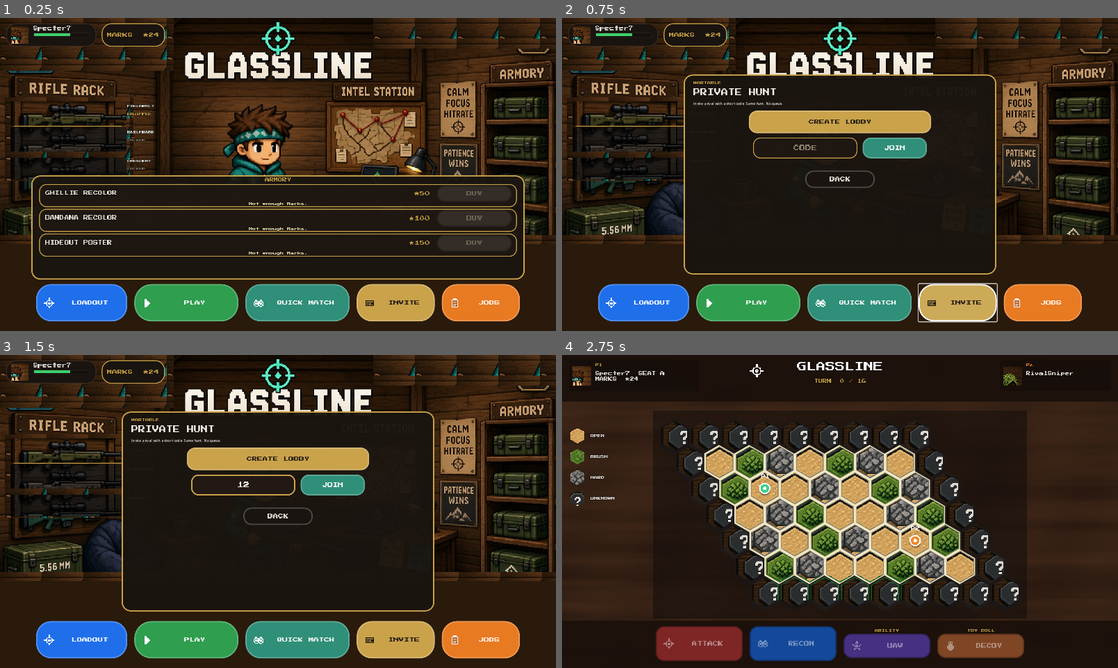
Above: before the commit, frames 1-4 (two rows, left to right).
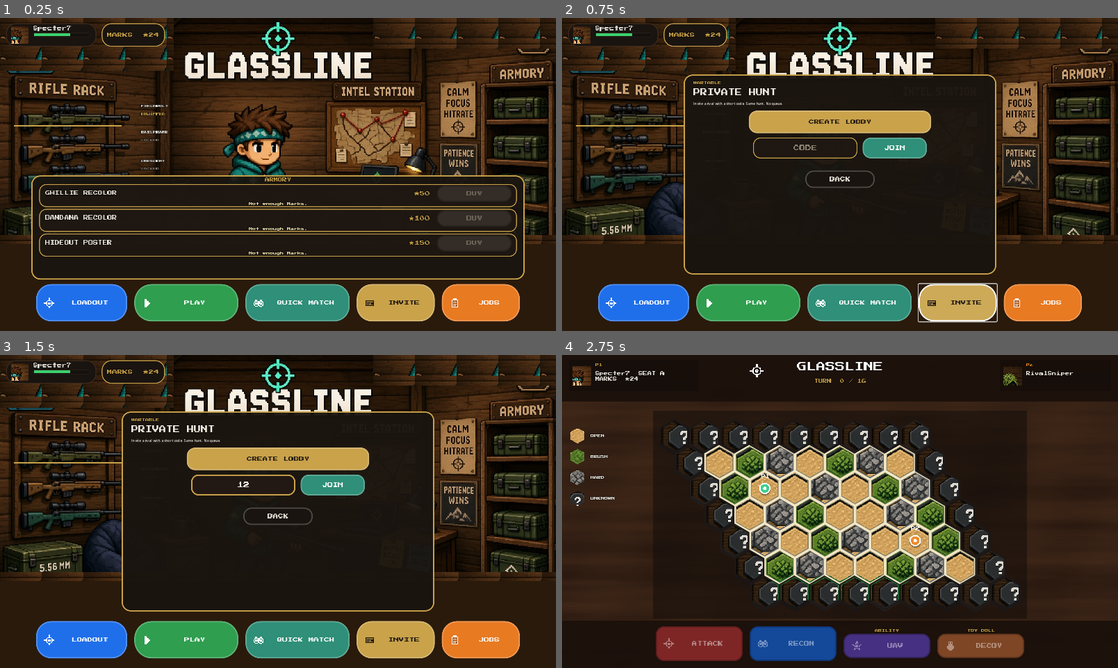
Above: after the commit, the same moments.

Repository: physikal/glassline-godot
Game: Godot game, scene res://scenes/lobby/hideout_lobby.tscn
Two runs of this game, one before a commit and one after it. Both use one fixed random seed, a clock stepped at 60 frames per second and the inputs below.
Inputs (mouse positions are in pixels of both pictures, inside the frame that each line leads up to):
- Up to frame 1 (0.25 s): no input
- Up to frame 2 (0.75 s): click "INVITE" at 0.5 s
- Up to frame 3 (1.5 s): click (244, 486) at 1.27 s; type "12" at 1.35 s
- Up to frame 4 (2.75 s): click "PLAY" at 2 s

The runs differ from the first frame. In frame 1, 2.6% of the frame differs, in the area x 0-31%, y 25-52%; in frame 2, 2.2%; in frame 3, 2.2%; in frame 4, nothing differs.

Commit message:
Keep plate rifles on the hideout rack
Stop wood-stamping the olive/tan/teal Fieldbolt family.
Art stills hide extra dock chrome so the room reads as
lobby-canon / lobby-ghillie. Marks ★ only.

Co-authored-by: physikal <physikal@users.noreply.github.com>

Diff:
--- a/scenes/lobby/hideout_lobby.gd
+++ b/scenes/lobby/hideout_lobby.gd
@@ -39,6 +39,8 @@
 var _gun_slots: Dictionary = {}
 var _wallet_row: HBoxContainer
 var _taste_doll: ExposureDoll
+var _dock_quick: Button
+var _dock_invite: Button
 
 
 func _ready() -> void:
@@ -152,6 +154,9 @@
 	elif "--capture-art-armory" in args:
 		DisplayServer.window_set_mode(DisplayServer.WINDOW_MODE_WINDOWED)
 		DisplayServer.window_set_size(Vector2i(1280, 720))
+		_prep_art_hideout_chrome()
+		if _shop_row:
+			_shop_row.visible = true
 		await _capture_named("res://artifacts/ux/01_hideout_idle_armory.png", "ART_01_HIDEOUT_IDLE_ARMORY")
 	elif "--capture-art-ui-chips" in args:
 		DisplayServer.window_set_mode(DisplayServer.WINDOW_MODE_WINDOWED)
@@ -195,7 +200,7 @@
 	get_tree().quit()
 
 
-func _capture_named(res_path: String, tag: String) -> void:
+func _capture_named(res_path: String, tag: String, quit_after: bool = true) -> void:
 	await get_tree().process_frame
 	await get_tree().process_frame
 	await get_tree().process_frame
@@ -204,7 +209,8 @@
 	var path := ProjectSettings.globalize_path(res_path)
 	img.save_png(path)
 	print("%s %s" % [tag, path])
-	get_tree().quit()
+	if quit_after:
+		get_tree().quit()
 
 
 func _capture_shop_buy() -> void:
@@ -374,6 +380,17 @@
 	_poll_queue()
 
 
+func _prep_art_hideout_chrome() -> void:
+	## Taste stills read as the Josh plate: Marks ★, LOADOUT / PLAY / JOBS, painted rack.
+	if _shop_row:
+		_shop_row.visible = false
+	if _dock_quick:
+		_dock_quick.visible = false
+	if _dock_invite:
+		_dock_invite.visible = false
+	_refresh_gun_rack()
+
+
 func _capture_art_hideout() -> void:
 	## Starter Fieldbolt owned+equipped, other two locked painted silhouettes.
 	if not ClientSession.use_live_api():
@@ -382,17 +399,22 @@
 	_bind_shop()
 	_refresh_marks()
 	_refresh_shop()
-	if _shop_row:
-		_shop_row.visible = false
-	_refresh_gun_rack()
-	await get_tree().process_frame
-	await get_tree().process_frame
-	await _capture_named("res://artifacts/ux/02_dynamic_rack.png", "ART_02_DYNAMIC_RACK")
+	_prep_art_hideout_chrome()
+	await get_tree().process_frame
+	await get_tree().process_frame
+	await _capture_named("res://artifacts/ux/02_dynamic_rack.png", "ART_02_DYNAMIC_RACK", false)
+	## Ghillie plate pair for side_by_side_ghillie — same hideout, ghillie body.
+	ClientSession.ghillie = true
+	ClientSession.equipped_cosmetic = Contract.SHOP_STUB_ITEM_ID
+	_refresh_bg()
+	_prep_art_hideout_chrome()
+	await get_tree().process_frame
+	await get_tree().process_frame
+	await _capture_named("res://artifacts/ux/ghillie_hideout.png", "ART_GHILLIE_HIDEOUT")
 
 
 func _capture_art_operative_doll() -> void:
-	if _shop_row:
-		_shop_row.visible = false
+	_prep_art_hideout_chrome()
 	_taste_doll = ExposureDoll.new()
 	_taste_doll.custom_minimum_size = Vector2(168, 280)
 	_taste_doll.set_anchors_preset(PRESET_TOP_LEFT)
@@ -533,14 +555,14 @@
 	play.pressed.connect(_on_play)
 	row.add_child(play)
 
-	var quick := Chrome.dock_button(Contract.QUEUE_CTA, Chrome.TEAL, Color.WHITE, Vector2(240, 68), "quick")
-	quick.tooltip_text = "Find a rival. Same hunt. No ranked."
-	quick.pressed.connect(_on_quick_match)
-	row.add_child(quick)
-
-	var invite := Chrome.dock_button("INVITE", Chrome.HIGH_GOLD, Chrome.INK, Vector2(180, 68), "invite")
-	invite.pressed.connect(_toggle_invite)
-	row.add_child(invite)
+	_dock_quick = Chrome.dock_button(Contract.QUEUE_CTA, Chrome.TEAL, Color.WHITE, Vector2(240, 68), "quick")
+	_dock_quick.tooltip_text = "Find a rival. Same hunt. No ranked."
+	_dock_quick.pressed.connect(_on_quick_match)
+	row.add_child(_dock_quick)
+
+	_dock_invite = Chrome.dock_button("INVITE", Chrome.HIGH_GOLD, Chrome.INK, Vector2(180, 68), "invite")
+	_dock_invite.pressed.connect(_toggle_invite)
+	row.add_child(_dock_invite)
 
 	var jobs := Chrome.dock_button("JOBS", Chrome.JOBS_ORANGE, Color.WHITE, Vector2(180, 68), "jobs")
 	jobs.pressed.connect(_toggle_jobs)
@@ -765,17 +787,19 @@
 	rifle.expand_mode = TextureRect.EXPAND_IGNORE_SIZE
 	rifle.stretch_mode = TextureRect.STRETCH_KEEP_ASPECT_CENTERED
 	rifle.mouse_filter = Control.MOUSE_FILTER_IGNORE
+	## Plate already has the olive / tan / teal bolts. Never cover them with a sprite.
+	rifle.visible = false
 	row.add_child(rifle)
 
 	var name_lbl := Label.new()
 	name_lbl.text = Contract.gun_family_name(gun_id)
-	name_lbl.position = Vector2(268, 8)
+	name_lbl.position = Vector2(300, 8)
 	name_lbl.size = Vector2(120, 16)
 	Chrome.apply_label(name_lbl, 7, Chrome.CREAM, true)
 	row.add_child(name_lbl)
 
 	var status := Label.new()
-	status.position = Vector2(268, 26)
+	status.position = Vector2(300, 26)
 	status.size = Vector2(120, 16)
 	Chrome.apply_label(status, 7, Chrome.HIGH_GOLD, true)
 	row.add_child(status)
@@ -1139,8 +1163,7 @@
 	## Cover baked gold / gem — Marks ★ is the only still chip.
 	_stamp_wood(img, maxi(0, w - 420), 0, w, mini(70, h), px, py, pw, ph)
 	_stamp_wood(img, 0, maxi(0, h - 220), w, h, px, py, pw, ph)
-	## Cover baked plate rifles so the live painted rack can bind.
-	_stamp_wood(img, int(w * 0.010), int(h * 0.255), int(w * 0.240), int(h * 0.52), px, py, pw, ph)
+	## Leave the plate's olive / tan / teal rifles. They ARE the Fieldbolt family.
 	var wood := img.get_pixel(px, py)
 	for cover in _wood_covers:
 		cover.color = wood
Not shown, changed: ART_PACK_V2_NOTES.md
Not shown, changed: tools/compose_art_pack_v2.py
